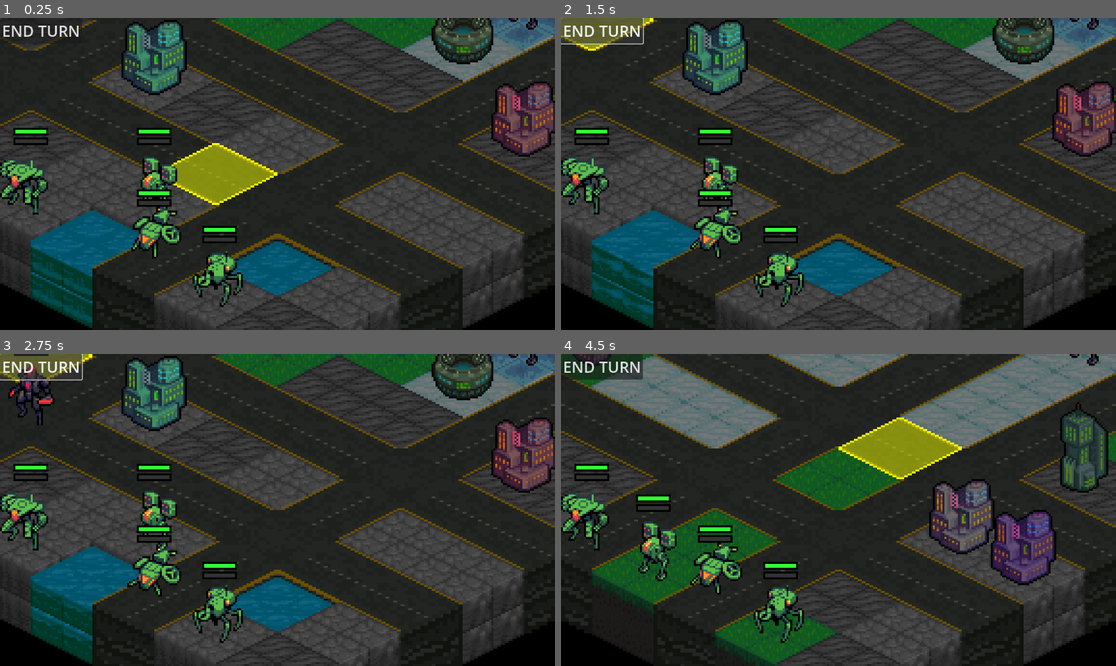
Above: before the commit, frames 1-4 (two rows, left to right).
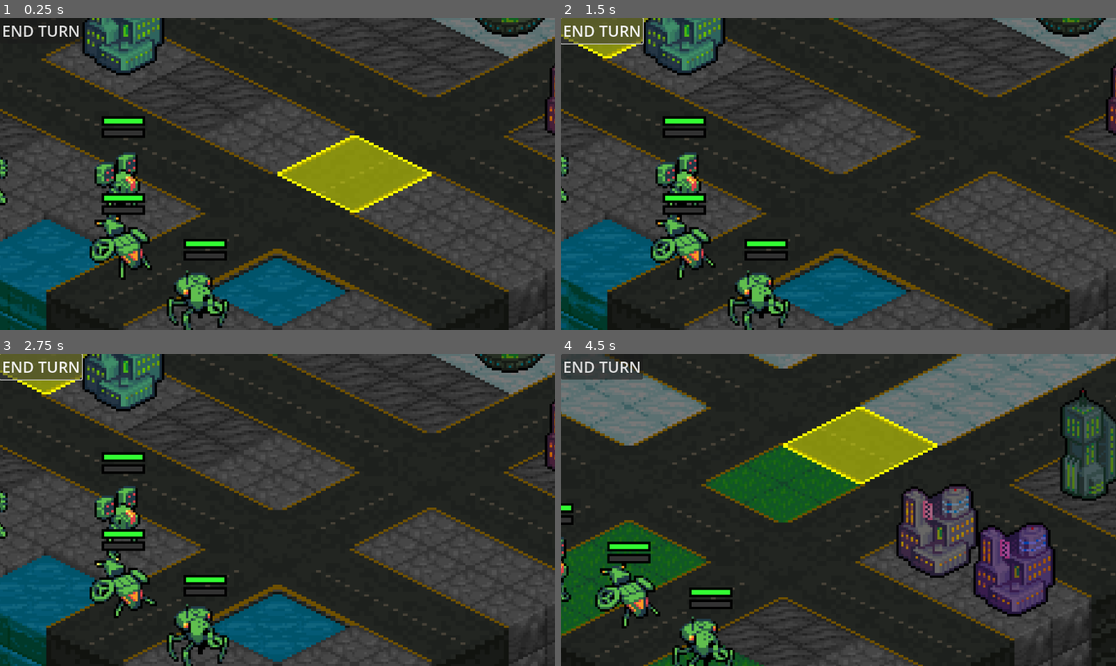
Above: after the commit, the same moments.

Repository: Tekknobot/Terrain
Game: Godot game, scene res://Scenes/Main.tscn
Same seed, same stepped clock (60 frames per second), same inputs: the game is played once before the commit and once after it.
Inputs (mouse positions are in pixels of both pictures, inside the frame that each line leads up to):
- Up to frame 1 (0.25 s): no input
- Up to frame 2 (1.5 s): click "END TURN" at 0.5 s; click "END TURN" at 1.25 s
- Up to frame 3 (2.75 s): click "END TURN" at 2 s
- Up to frame 4 (4.5 s): tap Enter at 2.75 s; move the mouse to (960, 494) at 2.77 s; tap 1 at 2.85, 4.35 s; click (960, 494) at 2.92 s; tap Space at 3.02 s; drag from (727, 525) to (594, 556) at 3.52 s; move the mouse to (894, 441) at 4.27 s; click (894, 441) at 4.42 s

The runs differ from the first frame. In frame 1, 43% of the frame differs, in the area x 0-100%, y 0-100%; in frame 2, 39%; in frame 3, 39%; in frame 4, 52%.
Error in both runs: Invalid access to property or key 'process_frame' on a base object of type 'null instance'. (res://Scripts/Unit.gd:78)

Commit message:
Flip player unit on spawn.

Diff:
--- a/Scripts/BattleGrid.gd
+++ b/Scripts/BattleGrid.gd
@@ -392,7 +392,14 @@
 	unit.tile_pos = spawn_tile
 	add_child(unit)
 
+	# Flip player unit sprite if applicable
+	if is_player:
+		var sprite = unit.get_node_or_null("AnimatedSprite2D")
+		if sprite:
+			sprite.flip_h = true
+
 	used_tiles.append(spawn_tile)
+
 
 func _find_nearest_land(start: Vector2i, used_tiles: Array[Vector2i]) -> Vector2i:
 	var direction := -1  # default = upward (for player units)
@@ -444,7 +451,7 @@
 
 	var center_tile = Vector2(grid_width * 0.5, grid_height * 0.5)
 	camera.global_position = to_global(map_to_local(center_tile))
-	camera.zoom = Vector2(4, 4)
+	camera.zoom = Vector2(5, 5)
 
 	print("Camera centered at grid midpoint:", center_tile, "world:", camera.global_position)
 
